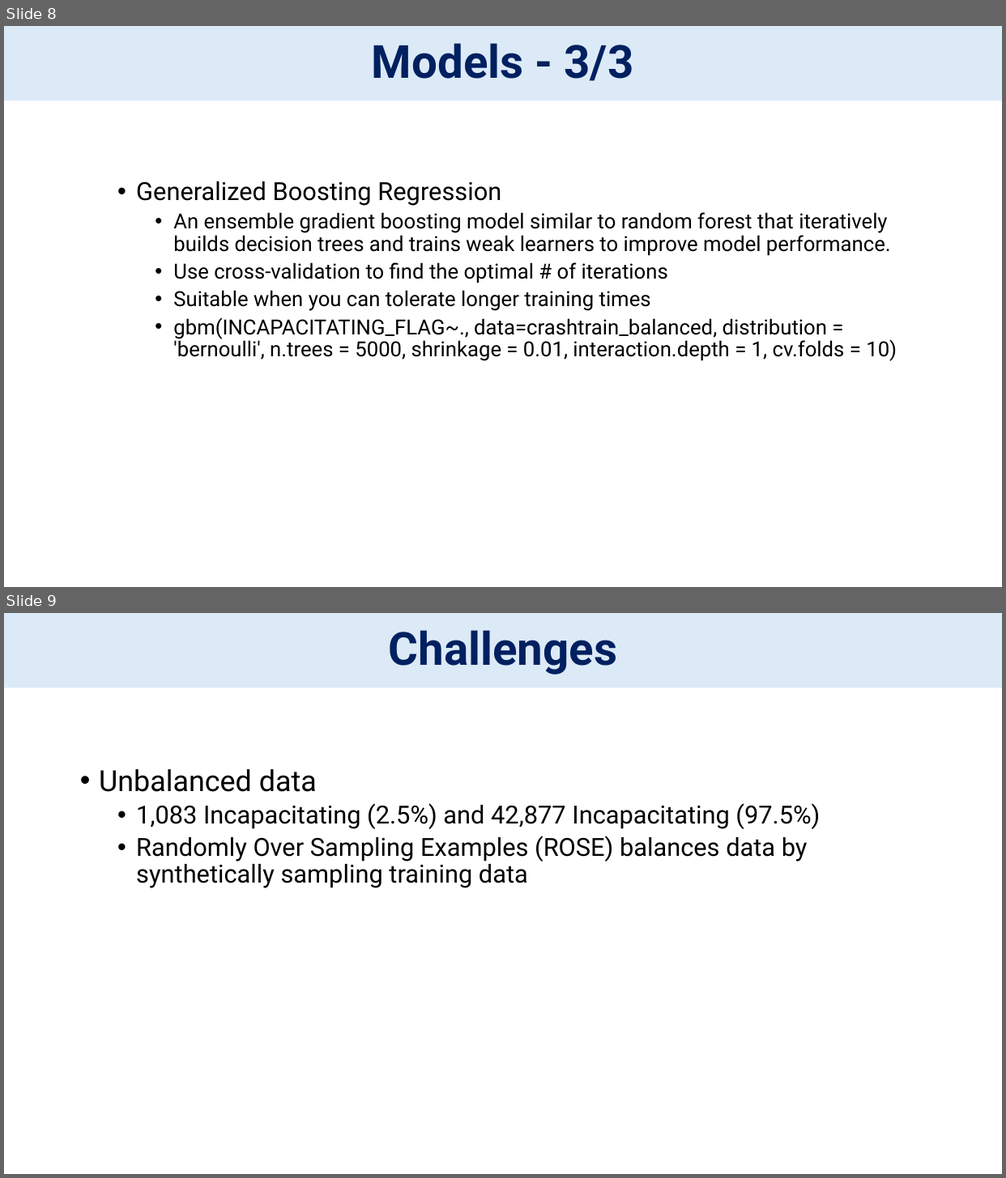
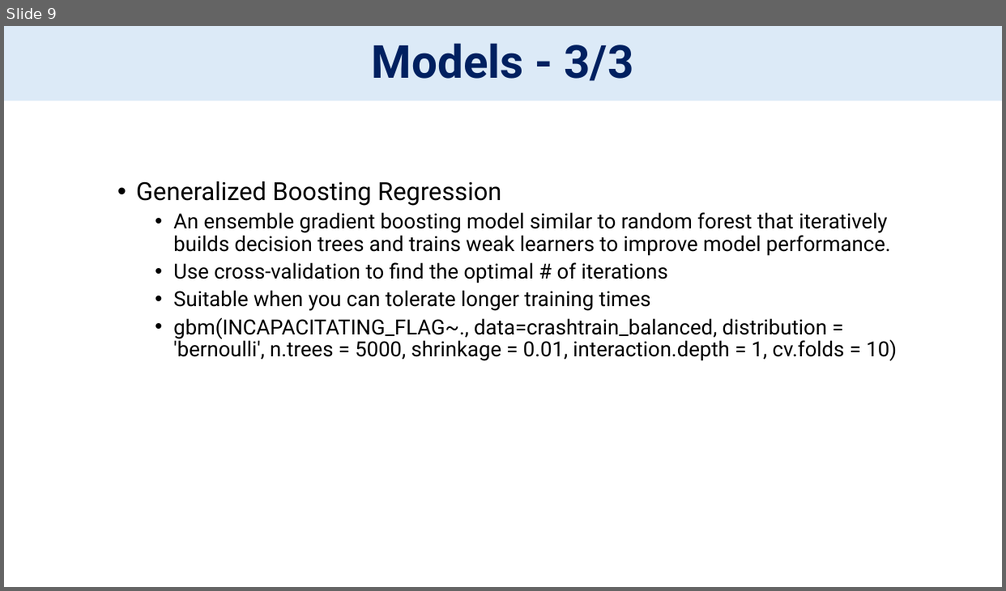
Before and after one commit to bofethe/signal-four, a slide deck: PredictiveCrashAnalysis.pptx. Shown one above the other, each under a label of ours: slides 8 and 9 before the commit, slide 9 after it. The pictures are 1006x1178 and 1006x591 pixels, drawn with LibreOffice and Linux fonts; fonts in the diff are those of the drawing. Boxes give left, top, right and bottom in pixels: in the first picture for what was removed or moved away, otherwise in the second. Text is boxed around its words. In the diff, an @@ line names an element or a change of style, - is before the commit and + after.

```diff
--- a/PredictiveCrashAnalysis.pptx
+++ b/PredictiveCrashAnalysis.pptx
@@ slide 9 removed at bbox=[4, 613, 1002, 1174], background #FFFFFF @@
@@ title removed at bbox=[4, 613, 1002, 688] @@
-Challenges
@@ text removed at bbox=[99, 769, 820, 888] @@
-• Unbalanced data
-  • 1,083 Incapacitating (2.5%) and 42,877 Incapacitating (97.5%)
-  • Randomly Over Sampling Examples (ROSE) balances data by synthetically sampling training data
@@ what was slide 8 is now slide 9 @@
```
Also in this commit, not shown: 2 slides changed, 2 slides added, 1 other file.
